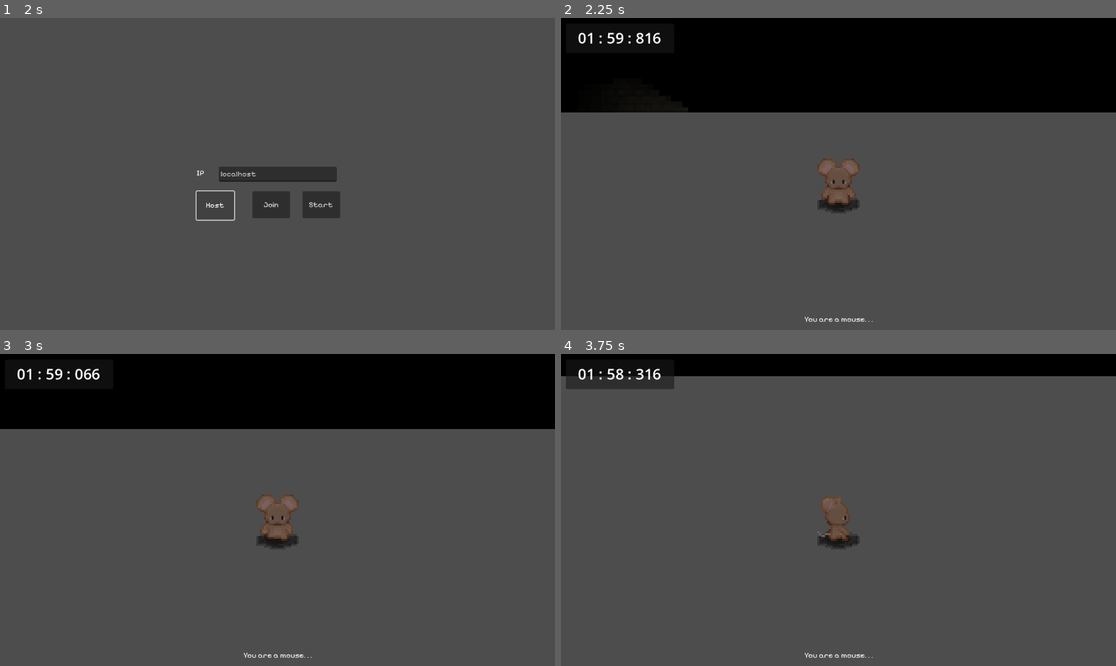
Above: before the commit, frames 1-4 (two rows, left to right).
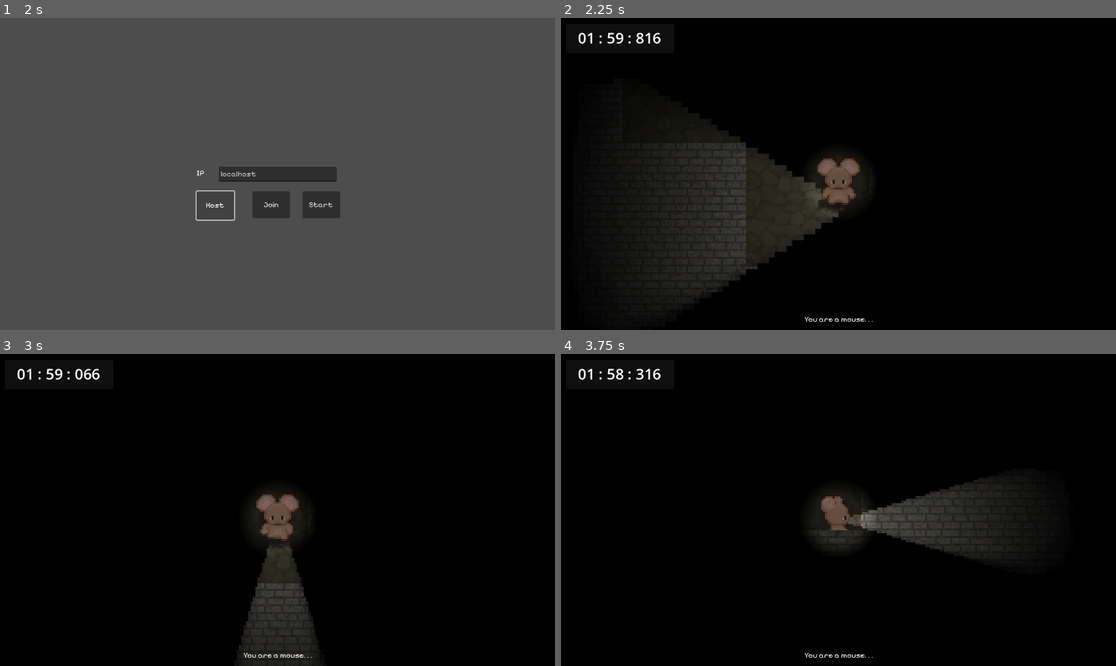
Above: after the commit, the same moments.

Repository: ej31415/Rat
Game: Godot game, scene res://main.tscn
The game is run twice, just before and just after one commit, with the same random seed, the same clock (stepped at 60 frames per second) and the same inputs.
Inputs:
- Up to frame 1 (2 s): tap Enter at 0.5 s; hold D (RIGHT) 0.53-1.25 s; hold X (ATTACK) 0.53-1.25 s; click "Host" at 1.25 s
- Up to frame 2 (2.25 s): click "Start" at 2 s
- Up to frame 3 (3 s): hold S (DOWN) from 2.78 s (still down); tap Shift (SHIFT) at 2.85 s
- Up to frame 4 (3.75 s): release S (DOWN) at 3.53 s; hold D (RIGHT) from 3.53 s (still down); hold X (ATTACK) from 3.53 s (still down)

Frame 1 is identical in both runs. In frame 2, 69% of the frame differs, in the area x 0-100%, y 30-100%; in frame 3, 75%; in frame 4, 91%, in the area x 0-100%, y 7-100%.

Commit message:
spawn the mice inside the maze

Diff:
--- a/main.gd
+++ b/main.gd
@@ -61,6 +61,7 @@
 		if child.has_method("starter"):
 			child.starter(true_roles)
 			child.visible = true
+			child.position = $Map.get_start_position()
 			# spaghetti code >.<
 			var temp = child.starter(true_roles)
 			if temp != "":
--- a/map.gd
+++ b/map.gd
@@ -2,6 +2,7 @@
 
 var final_maze
 var final_offset
+var final_start_position
 var on_exit
 
 func _init_matrix(m: int, n: int, val: int) -> Array:
@@ -38,6 +39,43 @@
 				res = i
 	return res
 
+# Pads the maze matrix's left, right, and bottom sides with walls. Extends the exit hallway as well.
+func _extend_outer_walls(mat: Array, n_layers: int) -> Array:
+	# pad top and bottom sides
+	var v_padding := []
+	v_padding.resize(len(mat[0]))
+	v_padding.fill(1)
+	for i in range(n_layers):
+		mat.append(v_padding.duplicate())
+		mat.insert(0, mat[0].duplicate())
+
+	# pad left and right sides
+	for r in range(len(mat)):
+		for i in range(n_layers):
+			mat[r].append(1)
+			mat[r].insert(0, 1)
+
+	return mat
+
+# Returns the local coordinates of one of the maze's starting tiles.
+func _get_start_position(mat: Array) -> Vector2i:
+	for r in range(len(mat)-1, -1, -1):
+		var c := (mat[r] as Array).find(0)
+		if c != -1:
+			return Vector2i(r, c)
+	return Vector2i()
+
+func _add_end_tiles(mat: Array) -> Array:
+	for r in range(len(mat)):
+		var found := false
+		for c in range(len(mat[r])):
+			if mat[r][c] == 0:
+				mat[r][c] = 3
+				found = true
+		if found:
+			break
+	return mat
+
 func generate_maze(m: int, n: int) -> Array:
 	# initialize maze
 	var mat := _init_matrix(m, n, 1)
@@ -60,7 +98,7 @@
 	mat.append(bottom)
 
 	# poke holes for start and end (bottom and top, respectively)
-	mat[0][_find_centermost_index(mat[1], 0)] = 3 # finish line cell
+	mat[0][_find_centermost_index(mat[1], 0)] = 0
 	mat[-1][_find_centermost_index(mat[-2], 0)] = 0
 	_pretty_print_mat(mat)
 	print()
@@ -186,18 +224,24 @@
 
 # Called when the node enters the scene tree for the first time.
 func _ready() -> void:
-	var maze := _adjust_wall_types(_horizontal_stretch(_vertical_stretch(generate_maze(5, 5), 2), 2))
+	var maze := _horizontal_stretch(_vertical_stretch(generate_maze(15, 15), 2), 2)
+	maze = _add_end_tiles(_adjust_wall_types(_extend_outer_walls(maze, 4)))
 	_pretty_print_mat(maze)
 	var offset := Vector2i(-len(maze[0])/2, -len(maze)-1)
 	build_maze(maze, offset)
 	final_maze = maze
 	final_offset = offset
+	var pos := _get_start_position(maze)
+	final_start_position = $Floor.map_to_local(Vector2i(pos.y, pos.x) + offset) + ($Floor.tile_set.tile_size as Vector2)*Vector2(1, -1)
 
 func get_maze():
 	return final_maze
 
 func get_offset():
 	return final_offset
+
+func get_start_position():
+	return final_start_position
 
 # Called every frame. 'delta' is the elapsed time since the previous frame.
 func _process(delta: float) -> void:
